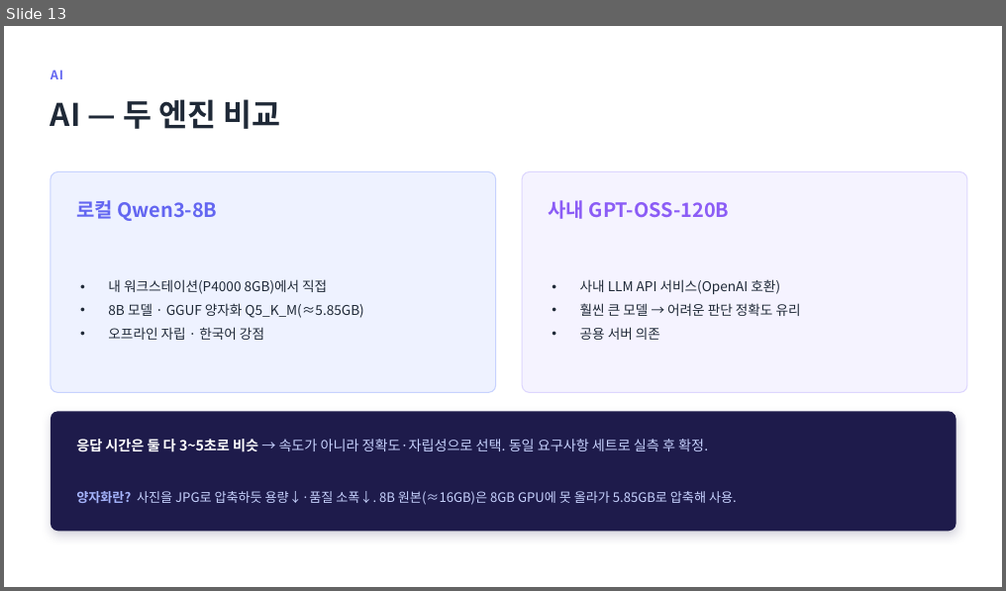
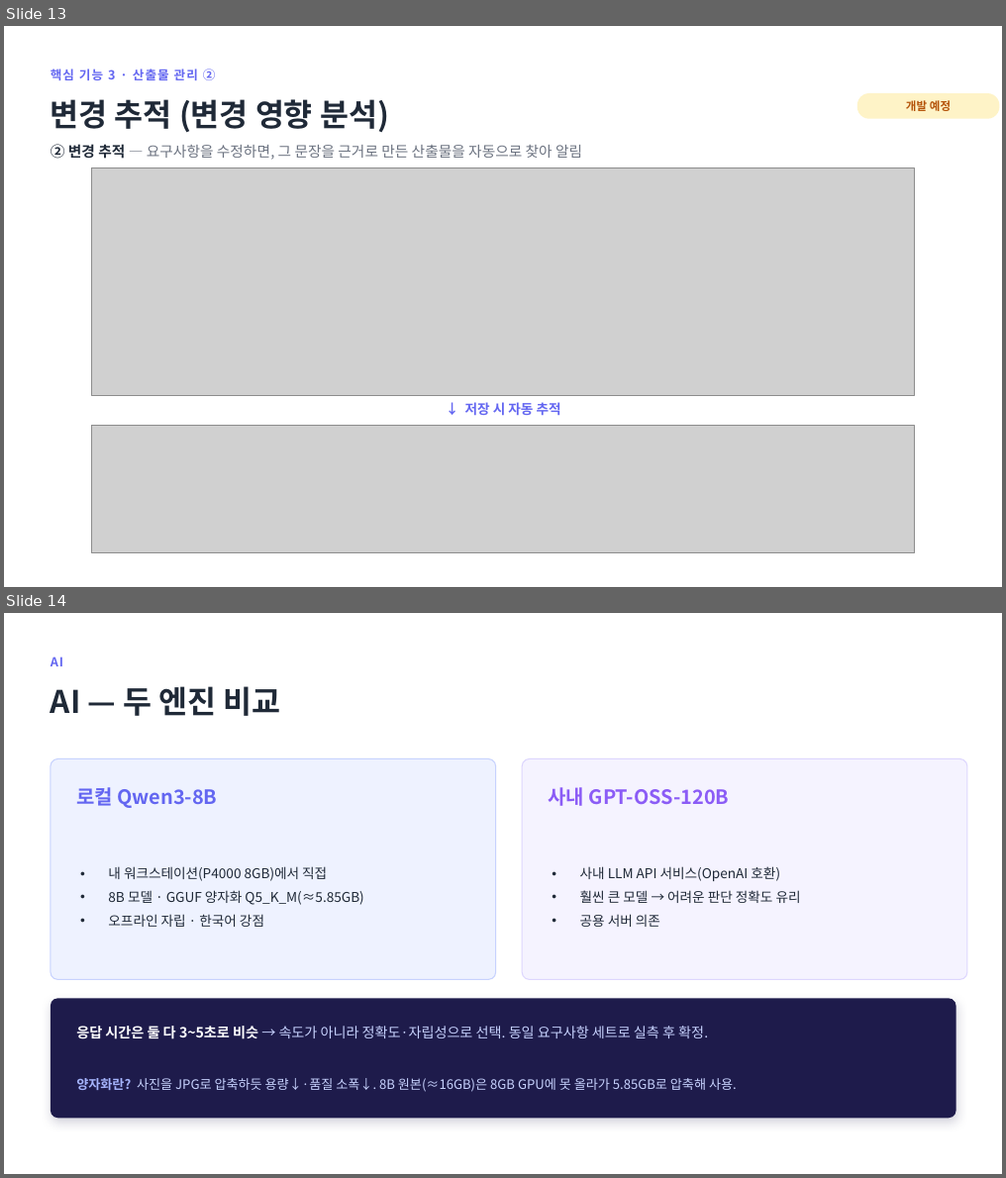
Before and after one commit to jihunhan98/semes-superrookie, a slide deck: docs/진행공유_요구사항자동화.pptx. Shown one above the other, each under a label of ours: slide 13 before the commit, slides 13 and 14 after it. The pictures are 1006x591 and 1006x1178 pixels, drawn with LibreOffice and Linux fonts; fonts in the diff are those of the drawing; grey boxes stand for pictures. Boxes give left, top, right and bottom in pixels: in the first picture for what was removed or moved away, otherwise in the second. Text is boxed around its words. In the diff, an @@ line names an element or a change of style, - is before the commit and + after.

```diff
--- a/docs/진행공유_요구사항자동화.pptx
+++ b/docs/진행공유_요구사항자동화.pptx
@@ slide 13 added at (x1=4, y1=26, x2=1002, y2=587), background #FFFFFF @@
@@ text added at (x1=51, y1=69, x2=216, y2=80), 12 pt, text #6366F1, bold @@
+핵심 기능 3 · 산출물 관리 ②
@@ text added at (x1=51, y1=99, x2=389, y2=132), 30 pt, text #1F2937, bold @@
+변경 추적 (변경 영향 분석)
@@ rounded rectangle added at (x1=857, y1=93, x2=1000, y2=119), fill #FEF3C7, 11 pt, text #B45309, bold @@
+개발 예정
@@ text added at (x1=51, y1=144, x2=582, y2=160), 14 pt, text #6B7280 @@
+② 변경 추적 — 요구사항을 수정하면, 그 문장을 근거로 만든 산출물을 자동으로 찾아 알림
@@ picture added at (x1=91, y1=169, x2=915, y2=396) @@
@@ text added at (x1=465, y1=402, x2=561, y2=415), 13 pt, text #6366F1, bold @@
+↓ 저장 시 자동 추적
@@ picture added at (x1=91, y1=426, x2=915, y2=554) @@
@@ what was slide 13 is now slide 14 @@
```
Also in this commit, not shown: 1 slide changed, 1 other file.
